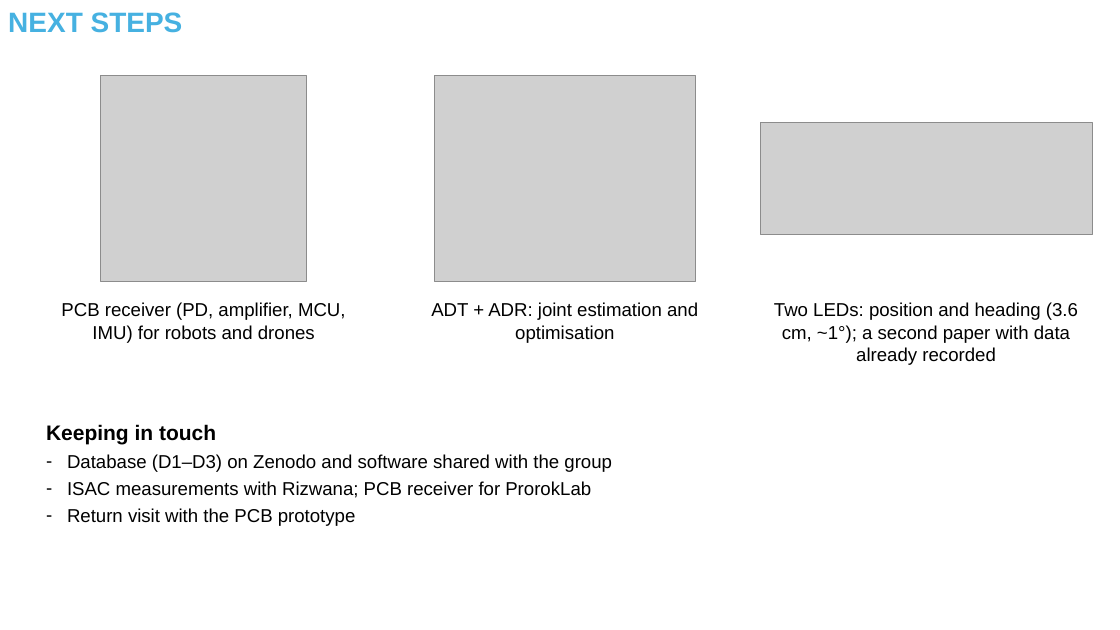
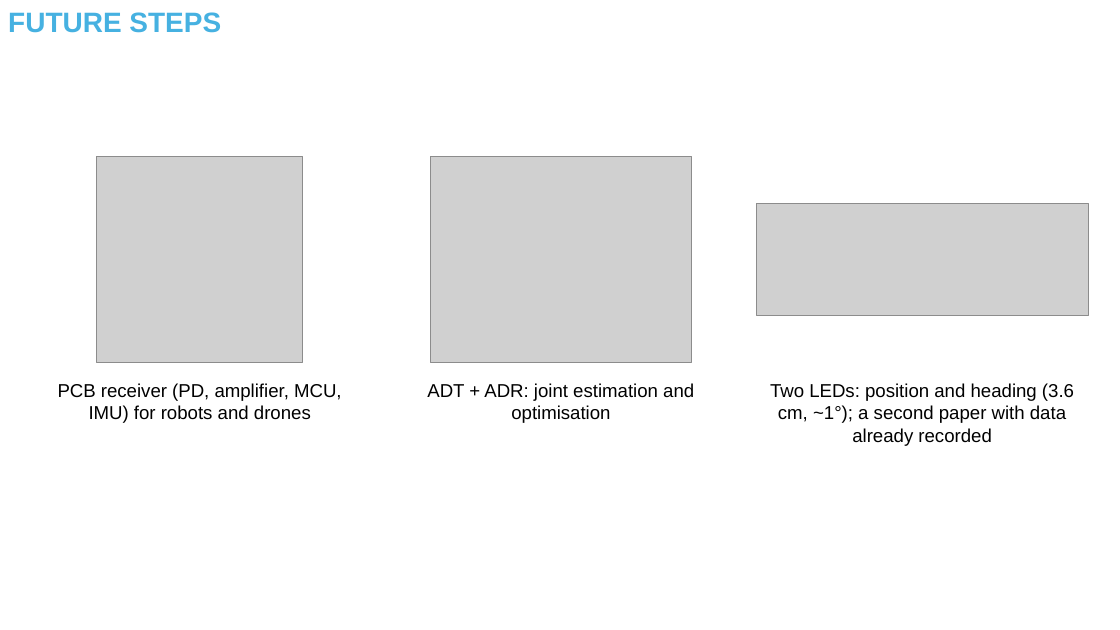
Before and after one commit to kevin-acuna/simulation_VLP, a slide deck: slide 7 of CAMBRIDGE/PPTs/2026-11-24 Final meeting - Visit summary.pptx. Drawn at 1120x630 pixels with LibreOffice and Linux fonts; fonts in the diff are those of the drawing; grey boxes stand for pictures. Boxes give left, top, right and bottom in pixels: in the first picture for what was removed or moved away, otherwise in the second. Text is boxed around its words. In the diff, an @@ line names an element or a change of style, - is before the commit and + after.

Commit message:
isac

```diff
--- a/CAMBRIDGE/PPTs/2026-11-24 Final meeting - Visit summary.pptx
+++ b/CAMBRIDGE/PPTs/2026-11-24 Final meeting - Visit summary.pptx
@@ text at [8,12,221,33]: text changed @@
-NEXT STEPS
+FUTURE STEPS
@@ 3 pictures, 3 texts: place and size @@
-3 pictures, 3 texts at [61,76,1092,365]
+3 pictures, 3 texts at [58,156,1088,446]
@@ text removed at [46,424,612,526] @@
-Keeping in touch
-– Database (D1–D3) on Zenodo and software shared with the group
-– ISAC measurements with Rizwana; PCB receiver for ProrokLab
-– Return visit with the PCB prototype
```
Also in this commit, not shown: 4 other slides changed, 1 slide removed, 8 other files.
